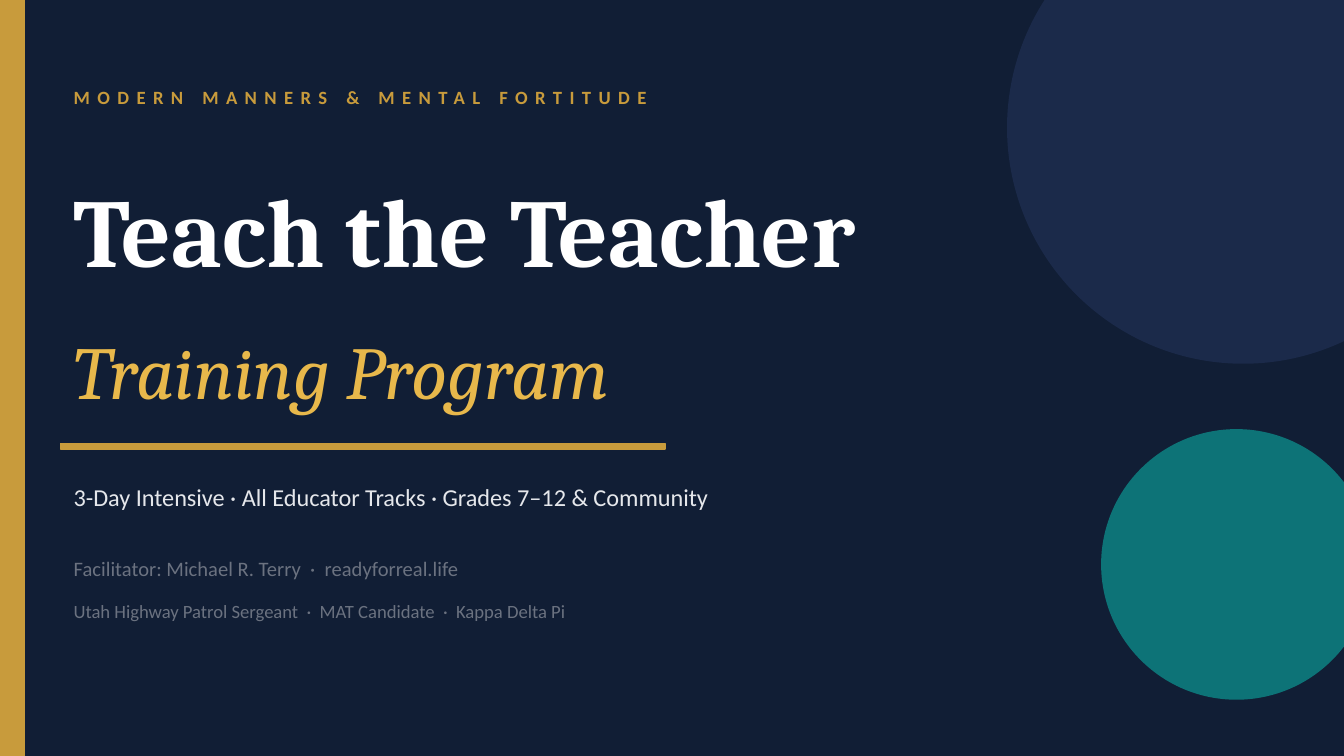
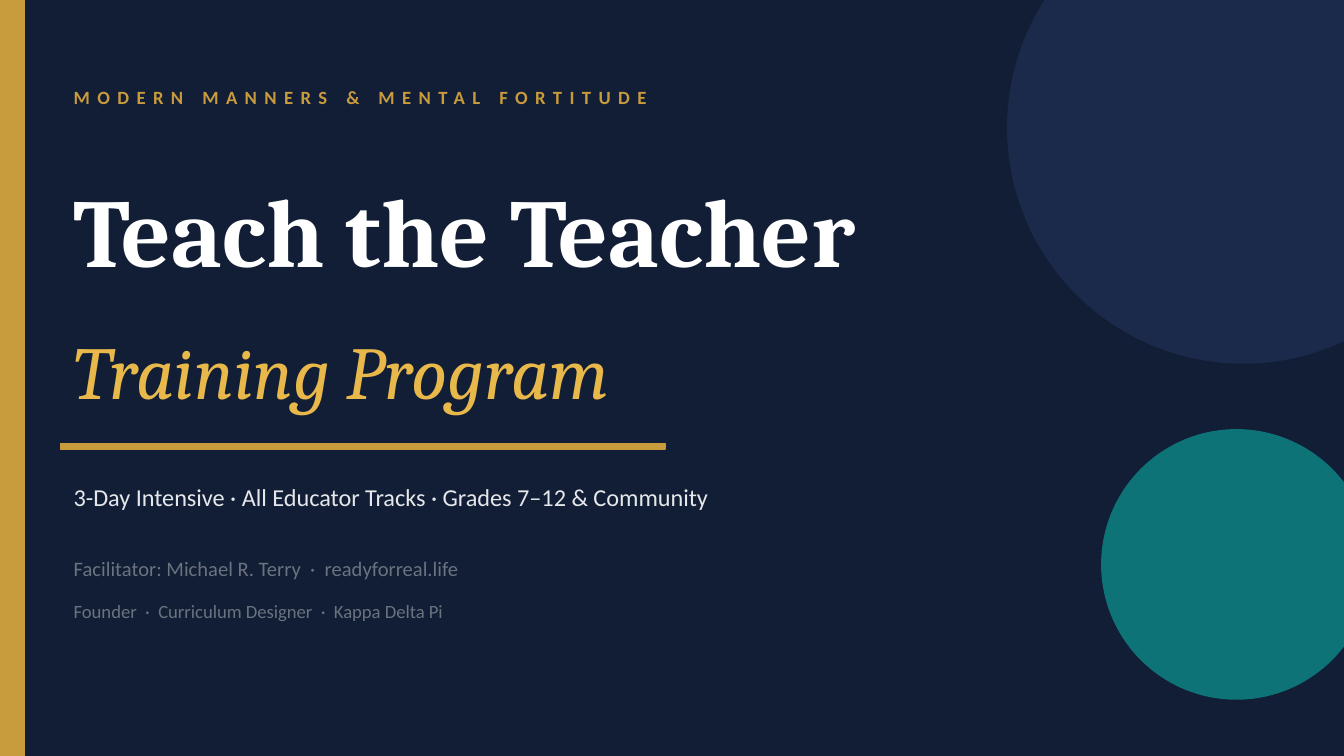
Before and after one commit to readyforreallife/mmmf-codex, a slide deck: slide 1 of docs/MMMF_Teach_the_Teacher.pptx. Drawn at 1344x756 pixels with LibreOffice and Linux fonts; fonts in the diff are those of the drawing. Boxes give left, top, right and bottom in pixels: in the first picture for what was removed or moved away, otherwise in the second. Text is boxed around its words. In the diff, an @@ line names an element or a change of style, - is before the commit and + after.

Commit message:
Remove Utah Highway Patrol and personal email from docs

```diff
--- a/docs/MMMF_Teach_the_Teacher.pptx
+++ b/docs/MMMF_Teach_the_Teacher.pptx
@@ text at (74, 605, 443, 621): text changed @@
-Utah Highway Patrol Sergeant · MAT Candidate · Kappa Delta Pi
+Founder · Curriculum Designer · Kappa Delta Pi
```
Also in this commit, not shown: 2 other slides changed, 2 other files.
